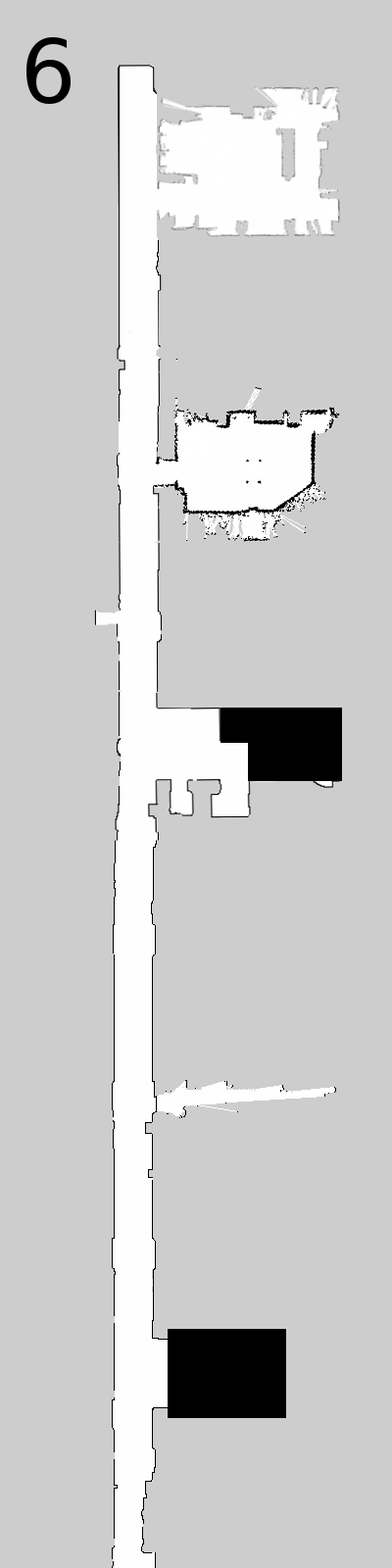
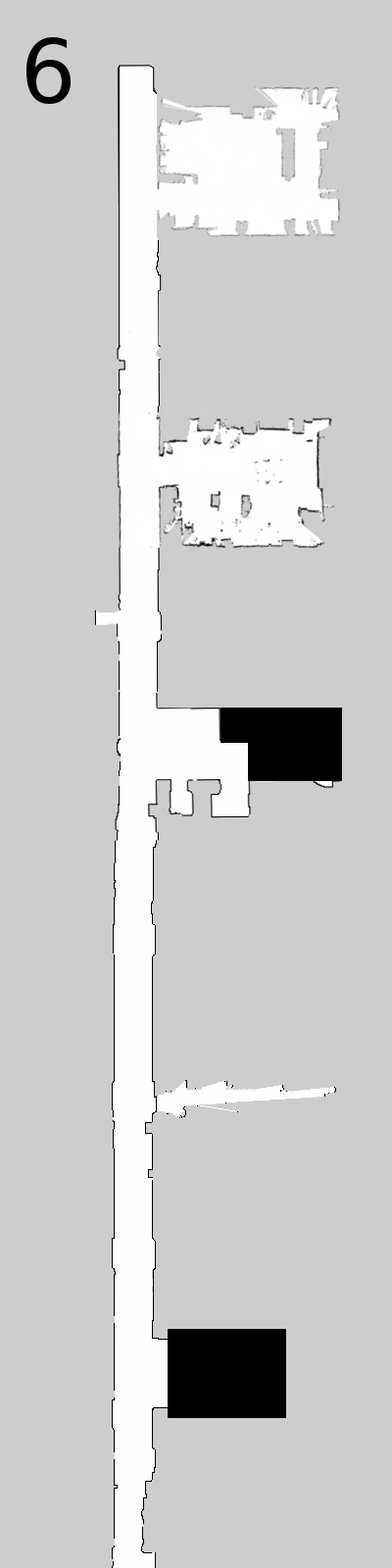
Layered file, before and after one edit (392x1568). Changes by layer:
painted on "eng8-6f-0.05.pgm" over (115, 357, 342, 548)
